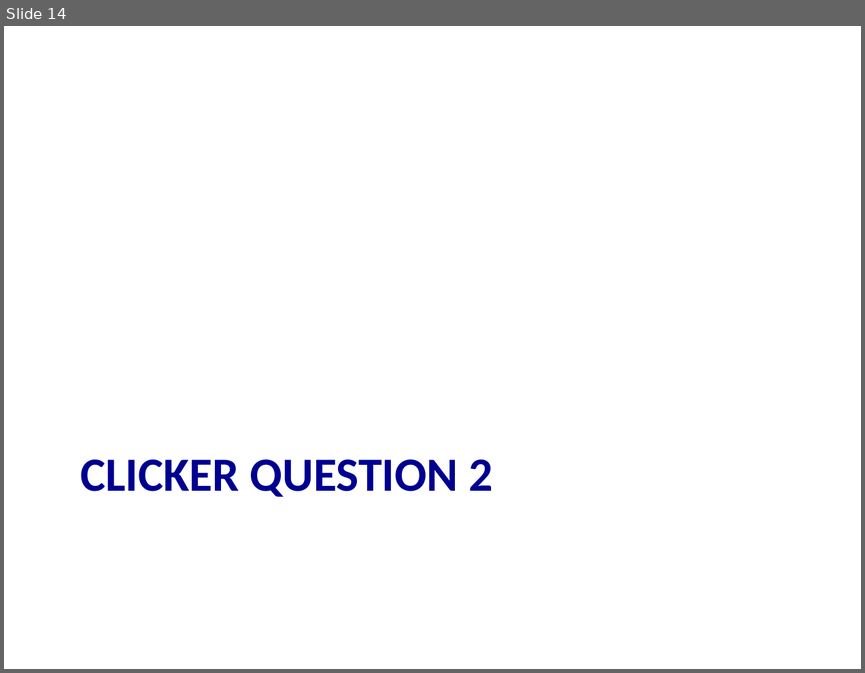
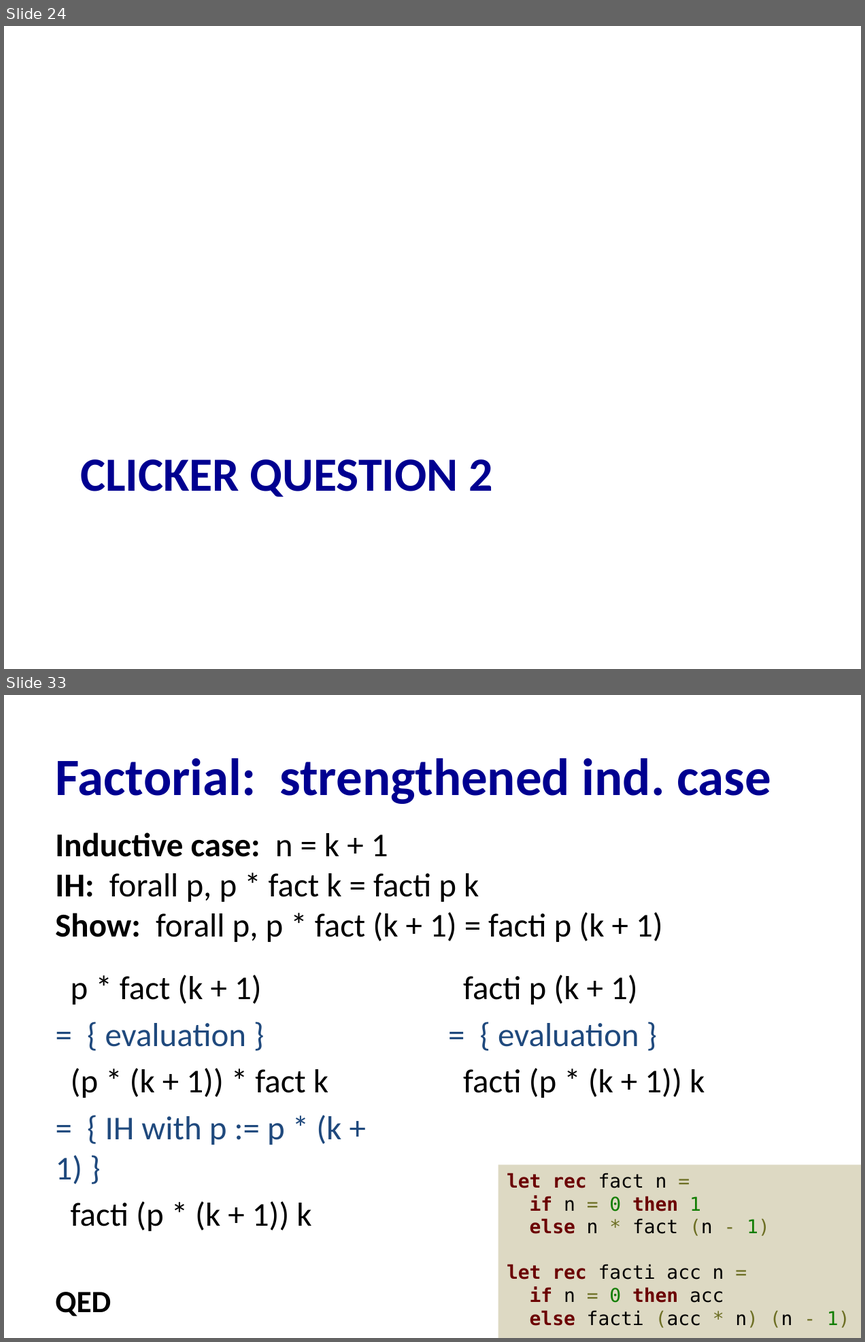
Before and after one commit to cs3110/materials-2019fa, a slide deck: 20-proofs/lec.pptx. Shown one above the other, each under a label of ours: slide 14 before the commit, slides 24 and 33 after it; the slides between them are not shown. The pictures are 865x673 and 865x1342 pixels, drawn with LibreOffice and Linux fonts; fonts in the diff are those of the drawing. Boxes give left, top, right and bottom in pixels: in the first picture for what was removed or moved away, otherwise in the second. Text is boxed around its words. In the diff, an @@ line names an element or a change of style, - is before the commit and + after.

```diff
--- a/20-proofs/lec.pptx
+++ b/20-proofs/lec.pptx
@@ slide 33 added at (x1=4, y1=695, x2=861, y2=1338), background #FFFFFF @@
@@ title added at (x1=56, y1=758, x2=771, y2=804), 44 pt, text #000090, bold @@
+Factorial: strengthened ind. case
@@ text added at (x1=55, y1=832, x2=663, y2=942), 28 pt, text #000000 @@
+Inductive case: n = k + 1
+IH: forall p, p * fact k = facti p k
+Show: forall p, p * fact (k + 1) = facti p (k + 1)
@@ text added at (x1=56, y1=974, x2=341, y2=1231), 28 pt, text #000000 @@
+p * fact (k + 1)
+= { evaluation }
+(p * (k + 1)) * fact k
+= { IH with p := p * (k + 1) }
+facti (p * (k + 1)) k
@@ text added at (x1=463, y1=974, x2=704, y2=1098), 28 pt, text #000000 @@
+facti p (k + 1)
+= { evaluation }
+facti (p * (k + 1)) k
@@ rectangle added at (x1=498, y1=1164, x2=861, y2=1338), fill #DDD9C3, 16 pt, text #000000 @@
+let rec fact n =
+if n = 0 then 1
+else n * fact (n - 1)
+let rec facti acc n =
+if n = 0 then acc
+else facti (acc * n) (n - 1)
@@ text added at (x1=55, y1=1291, x2=111, y2=1316), 26 pt, text #000000, bold @@
+QED
@@ what was slide 14 is now slide 24 @@
```
Also in this commit, not shown: 4 slides changed, 27 other slides added, 16 slides removed, 1 other file.
